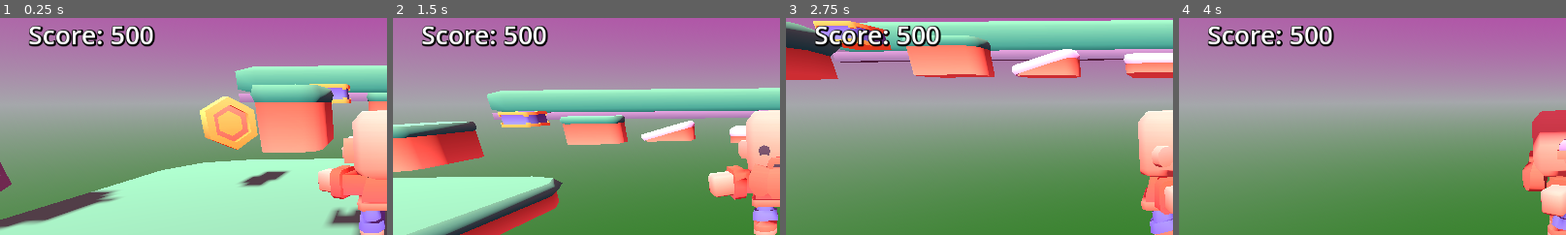
Above: before the commit, frames 1-4 (left to right).
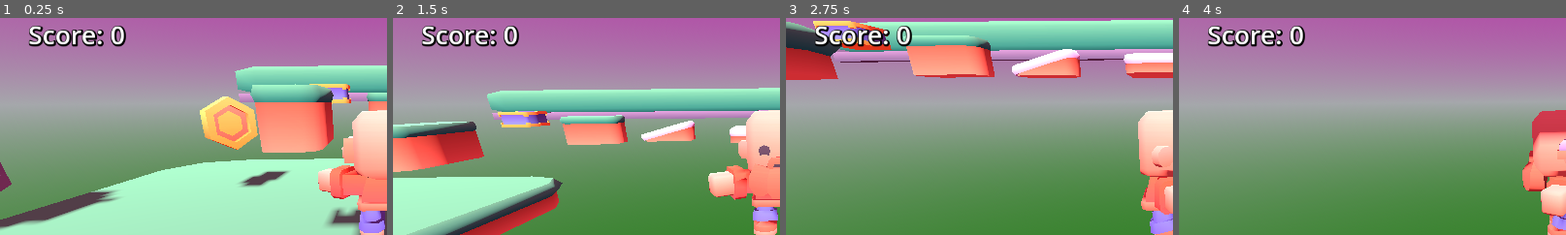
Above: after the commit, the same moments.

Repository: marknair/3DJumpingBean
Game: Godot game, scene res://Scenes/Level_1.tscn
Two runs of this game, one before a commit and one after it. Both use one fixed random seed, a clock stepped at 60 frames per second and the inputs below.
Inputs:
- Up to frame 1 (0.25 s): no input
- Up to frame 2 (1.5 s): hold D (move_right) 0.53-1.28 s; tap Space (jump) at 0.77 s; hold S (more_back) from 1.28 s (still down)
- Up to frame 3 (2.75 s): tap Space (jump) at 1.52 s; release S (more_back) at 2.03 s; hold D (move_right) from 2.03 s (still down)
- Up to frame 4 (4 s): release D (move_right) at 2.78 s; hold W (more_forward) 2.78-3.53 s; tap Space (jump) at 3.02, 3.77 s; hold A (move_left) from 3.53 s (still down)
The pictures show only the part of the screen within x 0-50%, y 9-59%; the shares and areas given below are measured in that part.

The runs differ from the first frame. In frame 1, 0.8% of the frame differs, in the area x 28-41%, y 3-14%; in frame 2, 0.8%; in frame 3, 0.8%; in frame 4, 0.8%.

Commit message:
Added audio

Diff:
--- a/Scenes/player.tscn
+++ b/Scenes/player.tscn
@@ -66,3 +66,5 @@
 offset_bottom = 112.0
 text = "Score: 500"
 label_settings = SubResource("LabelSettings_vgqql")
+
+[node name="AudioStreamPlayer" type="AudioStreamPlayer" parent="."]
--- a/Scripts/PlayerUI.gd
+++ b/Scripts/PlayerUI.gd
@@ -7,10 +7,14 @@
 
 # Called when the node enters the scene tree for the first time.
 func _ready() -> void:
+	hearts = health_container.get_children()
 	var player = get_parent()
 
 	player.OnTakeDamage.connect(_update_hearts)
 	player.OnUpdateScore.connect(_update_score_text)
+
+	_update_hearts(player.health)
+	_update_score_text(PlayerStats.score)
 
 
 # Called every frame. 'delta' is the elapsed time since the previous frame.
@@ -18,7 +22,9 @@
 	pass
 
 func _update_hearts(health: int):
-	pass
+	for i in len(hearts):
+		hearts[i].visible = i < health
+
 
 func _update_score_text(score: int):
 	score_text.text = "Score: " + str(score)
--- a/Scripts/player.gd
+++ b/Scripts/player.gd
@@ -2,12 +2,16 @@
 signal OnTakeDamage(hp: int)
 signal OnUpdateScore(score: int)
 
-@export var health : int = 3
+@export var health : int = 5
 @export var move_speed : float = 3.0
 @export var jump_force : float = 8.0
 @export var gravity : float = 20.0
 
+@onready var audio: AudioStreamPlayer = $AudioStreamPlayer
 @onready var camera : Camera3D = $Camera3D
+
+var coin_sfx : AudioStream = preload("res://Audio/coin.wav")
+var take_damage_sfx : AudioStream = preload("res://Audio/take_damage.wav")
 
 func _physics_process(delta: float) -> void:
 	if global_position.y < -5:
@@ -41,4 +45,9 @@
 
 func increase_score(amount: int):
 	PlayerStats.score += amount
-	print(PlayerStats.score)
+	OnUpdateScore.emit(PlayerStats.score)
+	_play_sound(coin_sfx)
+
+func _play_sound(sound: AudioStream):
+	audio.stream = sound
+	audio.play()
